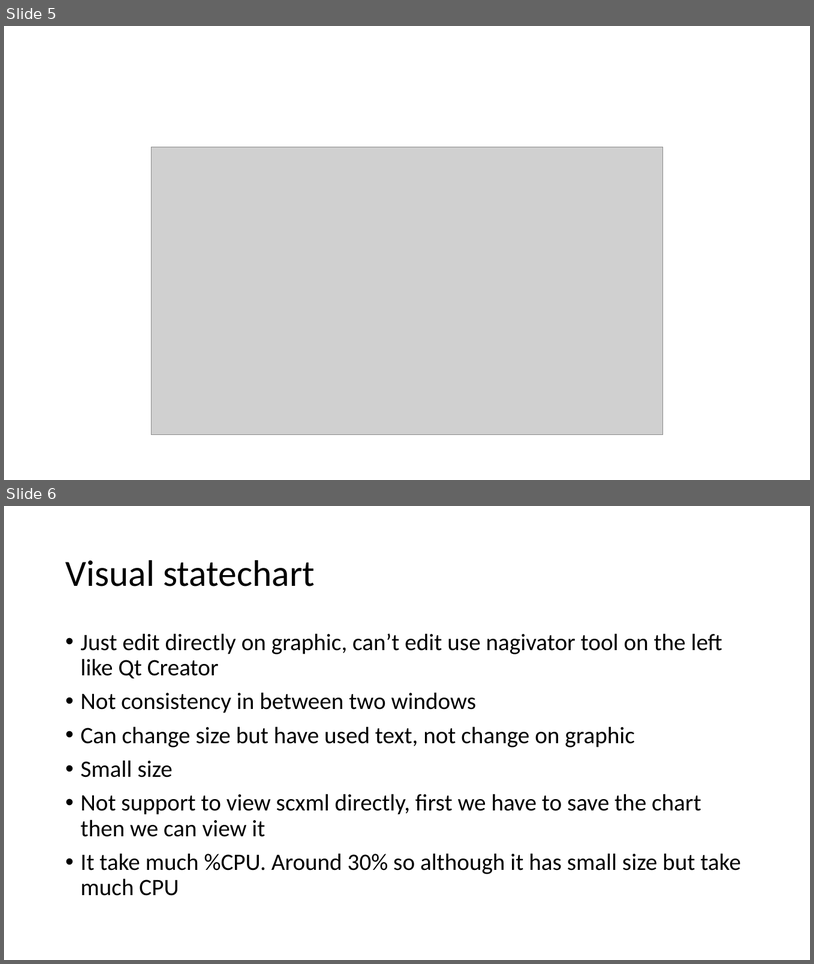
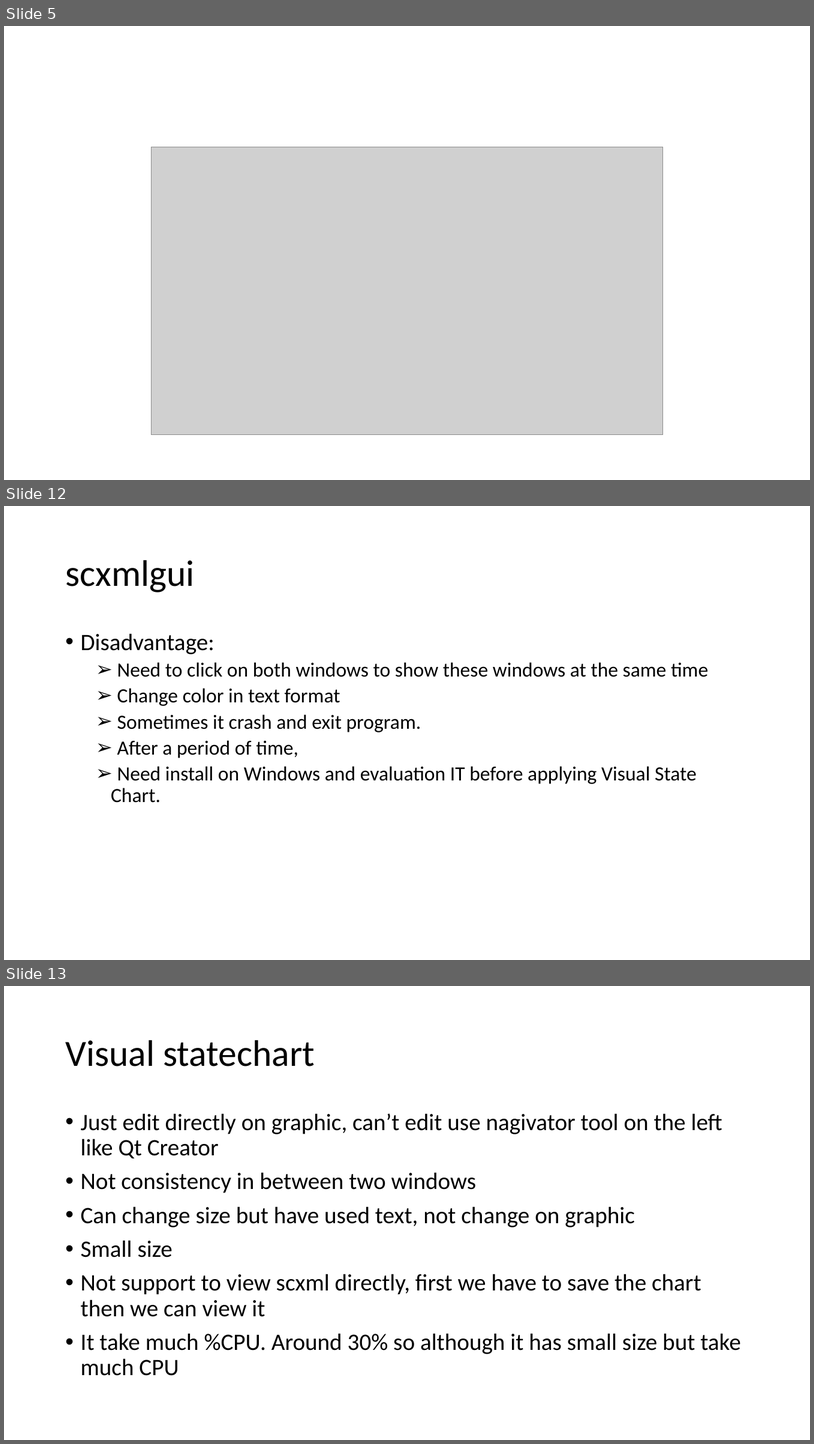
Before and after one commit to tearpolaris/Linux, a slide deck: QT CREATOR.pptx. Shown one above the other, each under a label of ours: slides 5 and 6 before the commit, slides 5, 12 and 13 after it; the slides between them are not shown. The pictures are 814x964 and 814x1444 pixels, drawn with LibreOffice and Linux fonts; fonts in the diff are those of the drawing; grey boxes stand for pictures. Boxes give left, top, right and bottom in pixels: in the first picture for what was removed or moved away, otherwise in the second. Text is boxed around its words. In the diff, an @@ line names an element or a change of style, - is before the commit and + after.

```diff
--- a/QT CREATOR.pptx
+++ b/QT CREATOR.pptx
@@ slide 12 added at <box>4,506,810,960</box>, background #FFFFFF @@
@@ title added at <box>65,560,194,592</box>, 44 pt, text #000000 @@
+scxmlgui
@@ text added at <box>81,633,708,802</box>, 24 pt, text #000000 @@
+• Disadvantage:
+  ➢ Need to click on both windows to show these windows at the same time
+  ➢ Change color in text format
+  ➢ Sometimes it crash and exit program.
+  ➢ After a period of time,
+  ➢ Need install on Windows and evaluation IT before applying Visual State Chart.
@@ what was slide 6 is now slide 13 @@
```
Also in this commit, not shown: 1 slide changed, 9 other slides added.
